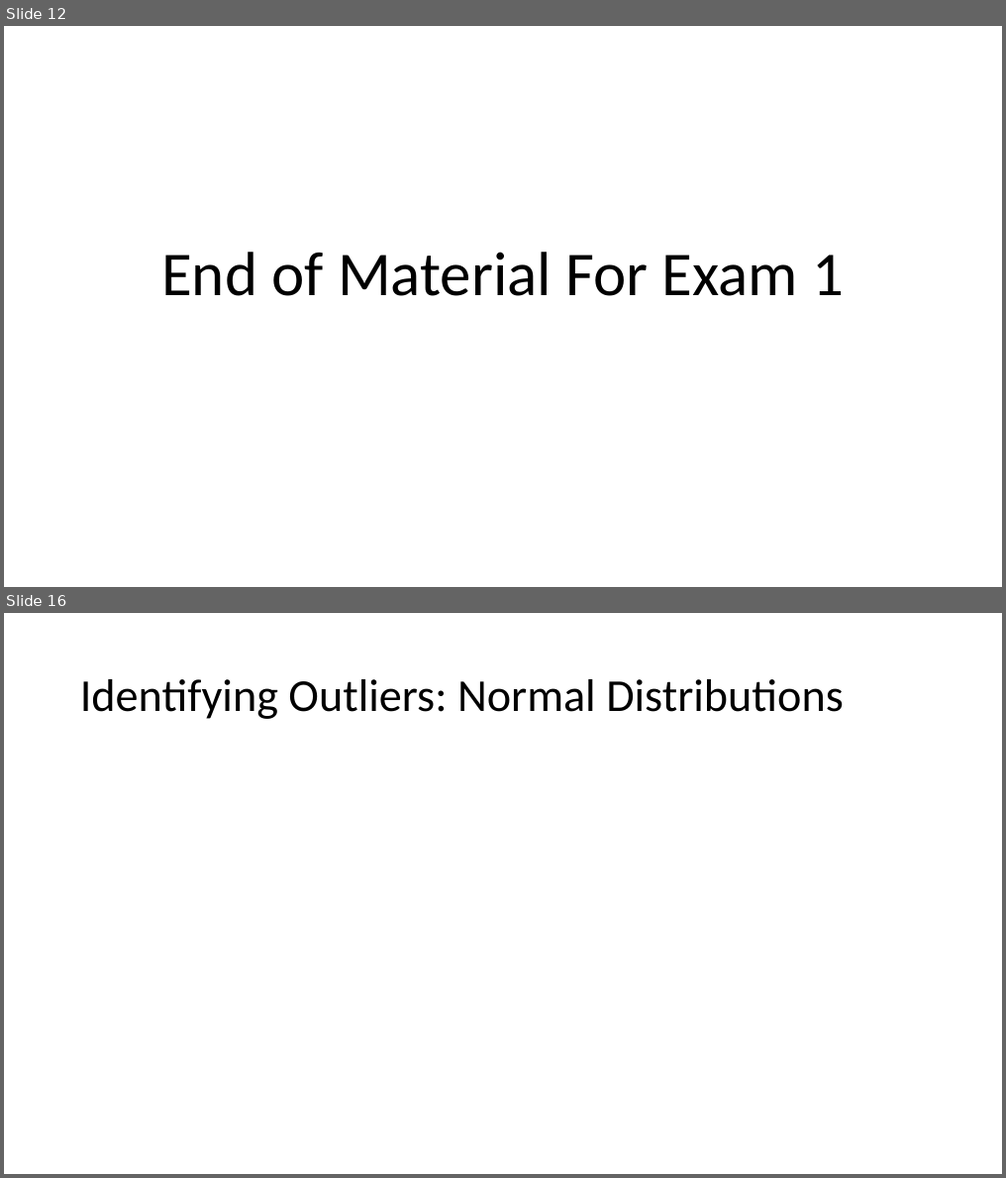
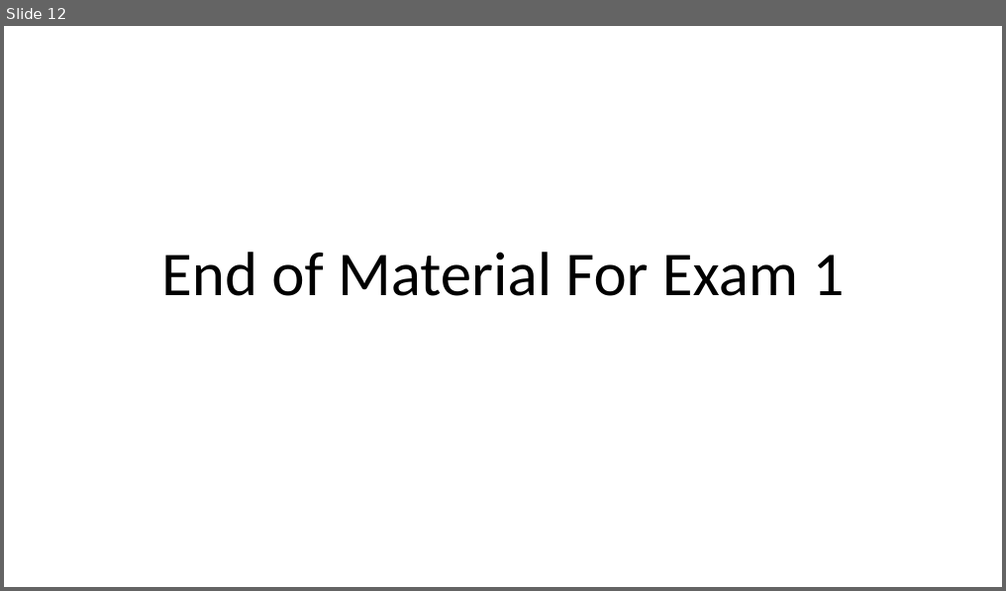
Before and after one commit to Jarred6068/UI_STAT251-03_Spring_2024, a slide deck: docs/lecture_slides/Week 4/Week4_Lecture6_Slides_1_29_2024.pptx. Shown one above the other, each under a label of ours: slides 12 and 16 before the commit, slide 12 after it; the slides between them are not shown. The pictures are 1006x1178 and 1006x591 pixels, drawn with LibreOffice and Linux fonts; fonts in the diff are those of the drawing; grey boxes stand for pictures. Boxes give left, top, right and bottom in pixels: in the first picture for what was removed or moved away, otherwise in the second. Text is boxed around its words. In the diff, an @@ line names an element or a change of style, - is before the commit and + after.

```diff
--- a/docs/lecture_slides/Week 4/Week4_Lecture6_Slides_1_29_2024.pptx
+++ b/docs/lecture_slides/Week 4/Week4_Lecture6_Slides_1_29_2024.pptx
@@ slide 16 removed at (4, 613, 1002, 1174), background #FFFFFF @@
@@ title removed at (80, 679, 844, 719) @@
-Identifying Outliers: Normal Distributions
```
Also in this commit, not shown: 8 other slides removed, 4 other files.
